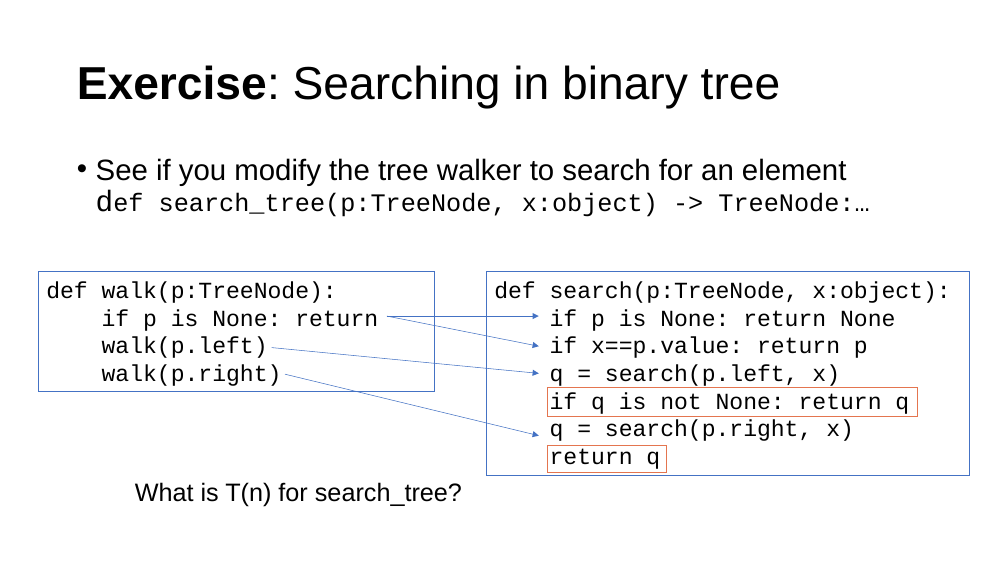
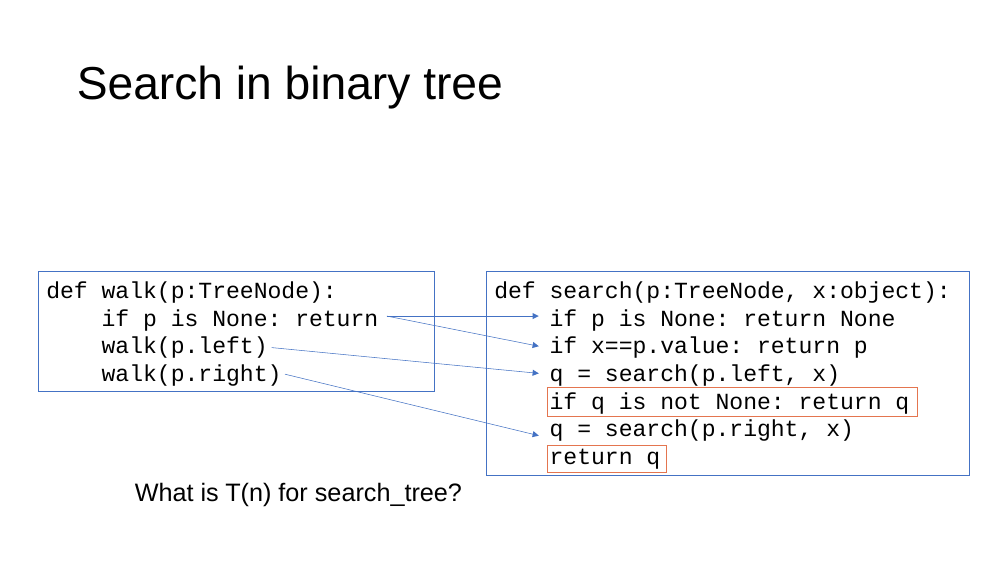
Before and after one commit to parrt/msds689, a slide deck: slide 8 of notes/walking-structures.pptx (slide 9 before the commit). Drawn at 1008x567 pixels with LibreOffice and Linux fonts; fonts in the diff are those of the drawing; background and template pictures are left out. Boxes give left, top, right and bottom in pixels: in the first picture for what was removed or moved away, otherwise in the second. Text is boxed around its words. In the diff, an @@ line names an element or a change of style, - is before the commit and + after.

```diff
--- a/notes/walking-structures.pptx
+++ b/notes/walking-structures.pptx
@@ title at [77,65,503,109]: text changed @@
-Exercise: Searching in binary tree
+Search in binary tree
@@ text removed at [96,158,869,217] @@
-• See if you modify the tree walker to search for an element
-  def search_tree(p:TreeNode, x:object) -> TreeNode:…
```
Also in this commit, not shown: 4 other slides changed, 2 slides removed, 4 other files.
